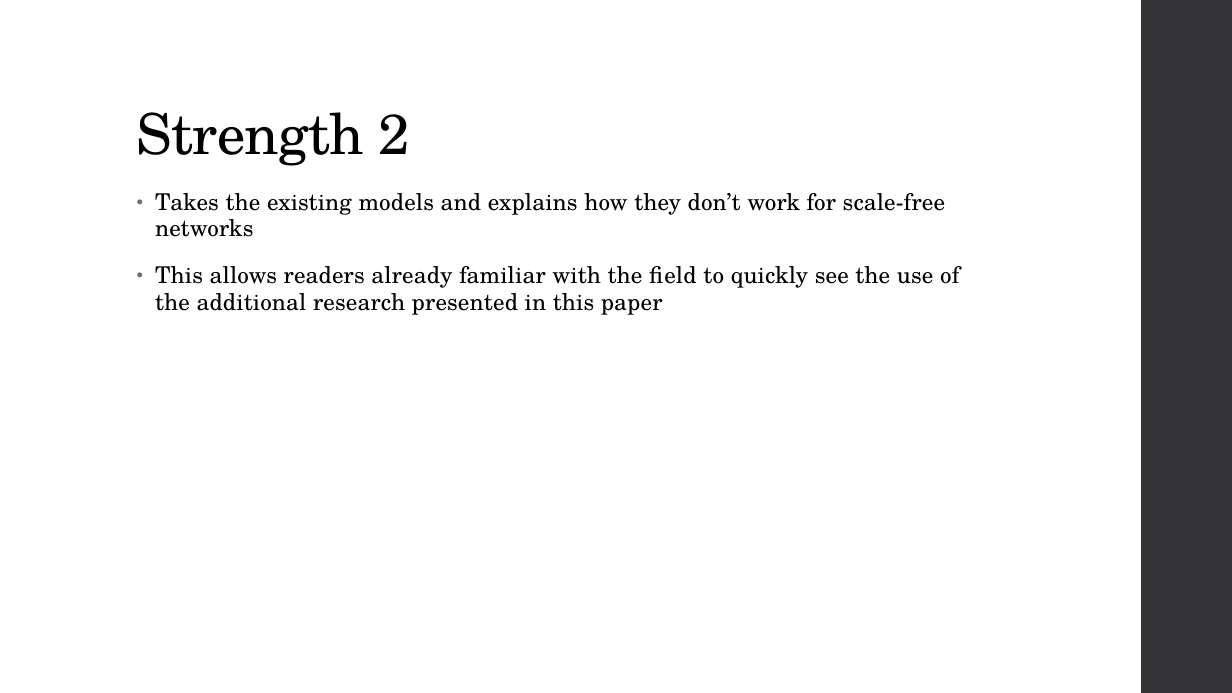
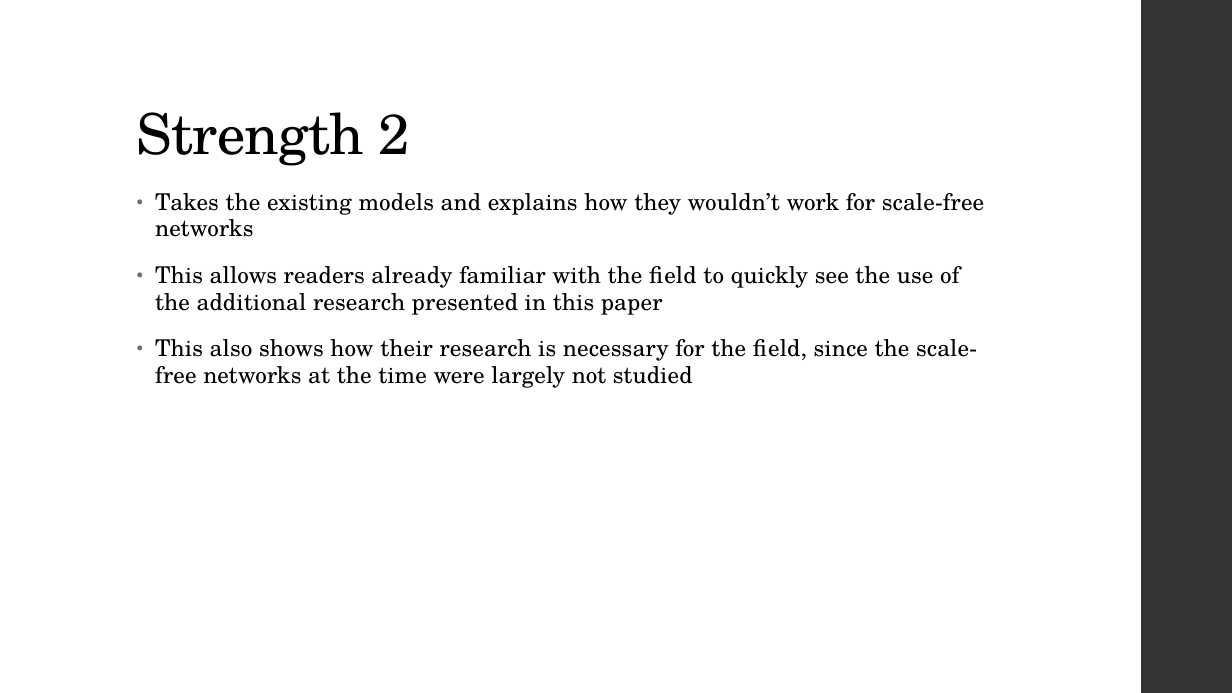
Before and after one commit to JefreyHildebrandt/UCF-Schoolwork, a slide deck: slide 15 of CAP6675 - Complex Adaptive Systems/EmergenceOfScalingPresentation/PresentationDraft2.pptx. Drawn at 1232x693 pixels with LibreOffice and Linux fonts; fonts in the diff are those of the drawing. Boxes give left, top, right and bottom in pixels: in the first picture for what was removed or moved away, otherwise in the second. Text is boxed around its words. In the diff, an @@ line names an element or a change of style, - is before the commit and + after.

Commit message:
Final

```diff
--- a/CAP6675 - Complex Adaptive Systems/EmergenceOfScalingPresentation/PresentationDraft2.pptx
+++ b/CAP6675 - Complex Adaptive Systems/EmergenceOfScalingPresentation/PresentationDraft2.pptx
@@ text at [155,193,984,237]: text changed @@
-• Takes the existing models and explains how they don’t work for scale-free networks
+• Takes the existing models and explains how they wouldn’t work for scale-free networks
@@ text at [155,339,977,388]: paragraph added @@
+• This also shows how their research is necessary for the field, since the scale-free networks at the time were largely not studied
```
Also in this commit, not shown: 10 other slides changed.
